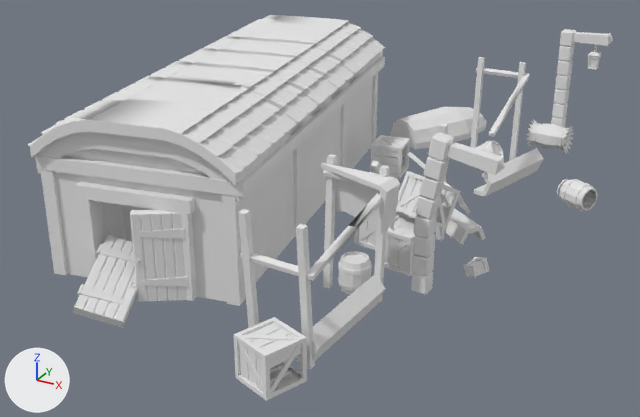
The OBJ model Assets/Models/City/house3borked.obj: old version first, new version second.
The view is the same before and after, from a 50 mm camera at (4.18, -17.95, 5.98) aimed at (-2.52, -5.77, -0.11). The axes (+X, +Y, +Z) are drawn at lower left. The lights are the same throughout. Where no turn or scale is listed for an object, it has been applied to the vertices. Vertices at the same position are counted once.

Objects in the first picture: 'House_3_borked'.
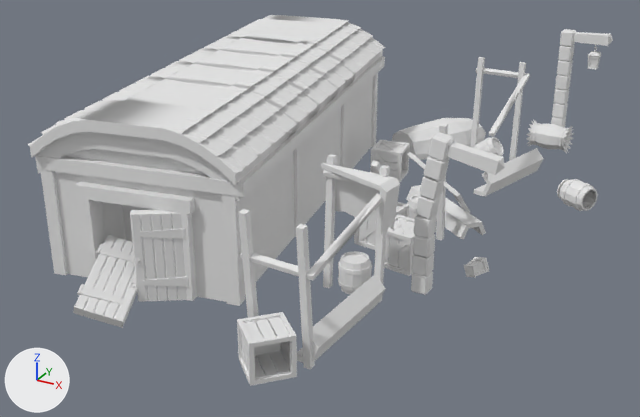
The change in detail:
me_house_3_borked is used by ob_house_3_borked; location (0.0, 0.0, 0.0).
me_house_3_borked had 4597 vertices, 9035 faces and spanned x -6.42..1.57, y -10.63..0.13, z -0.59..2.26.
me_house_3_borked now has 4363 vertices, 8698 faces and spans x -6.42..1.57, y -10.49..0.13, z -0.59..2.26.
me_house_3_borked part 1: the loose piece of 16 vertices spanning x -1.56..0.18, y -5.38..-3.9, z -0.41..-0.15 is moved by (0.0, 0.0, 0.09).
me_house_3_borked part 2: the loose piece of 228 vertices spanning x -1.23..-0.59, y -2.03..-1.54, z -0.45..0.17 is moved by (0.0, 0.0, 0.07).
me_house_3_borked part 3: the loose piece of 78 vertices spanning x -2.88..-1.39, y -2.41..-0.09, z -0.11..0.45 is moved by (0.0, 0.0, -0.24).
me_house_3_borked part 4: the loose piece of 200 vertices spanning x -0.89..0.01, y -6.66..-5.63, z 0.19..1.05 is deleted.
me_house_3_borked part 5: 4 vertices moved from x -2.58..-2.12, y -3.67..-3.08, z 0.19..0.33 to x -2.59..-2.5, y -3.67..-3.13, z 0.19; 232 vertices removed from x -2.65..-1.97, y -3.71..-3.04, z -0.2..0.39; 232 vertices added at x -2.65..-1.97, y -3.71..-3.04, z -0.29..0.3.
me_house_3_borked part 6: 199 vertices removed from x -1.15..-0.35, y -10.63..-9.82, z -0.32..0.3; 185 vertices added at x -1.31..-0.48, y -10.49..-9.66, z -0.29..0.3.

Boxes (x1, y1, x2, y2) around the edits, measured in the pictures (640 x 417 px; the box of a moved part takes in the faces that stretch with it):
'House_3_borked', reshaped
    before: (28, 15, 613, 401)
    after: (28, 15, 613, 386)
part 1 of me_house_3_borked, moved or reshaped
    before: (444, 208, 486, 244)
    after: (406, 185, 486, 239)
part 2 of me_house_3_borked, moved or reshaped
    before: (476, 141, 504, 157)
    after: (473, 137, 504, 156)
part 3 of me_house_3_borked, moved or reshaped
    before: (391, 107, 487, 149)
    after: (392, 118, 486, 160)
part 4 of me_house_3_borked, deleted
    before: (396, 171, 461, 229)
part 5 of me_house_3_borked, moved or reshaped
    before: (370, 135, 410, 178)
    after: (370, 140, 410, 182)
part 6 of me_house_3_borked, moved or reshaped
    before: (234, 317, 307, 401)
    after: (237, 312, 297, 386)
